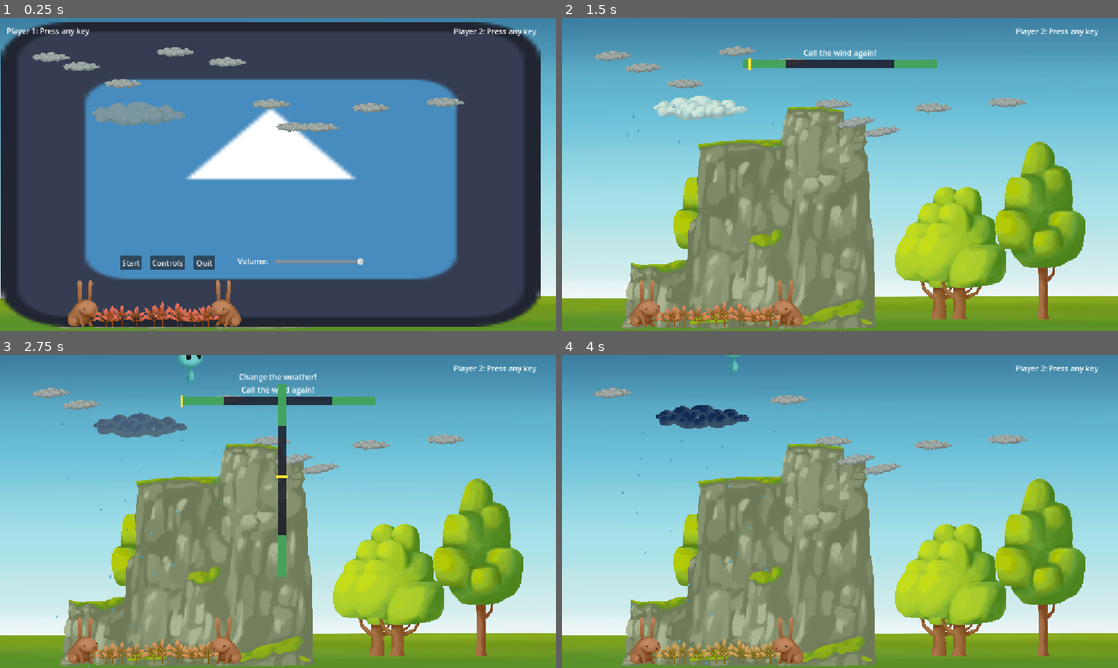
Above: before the commit, frames 1-4 (two rows, left to right).
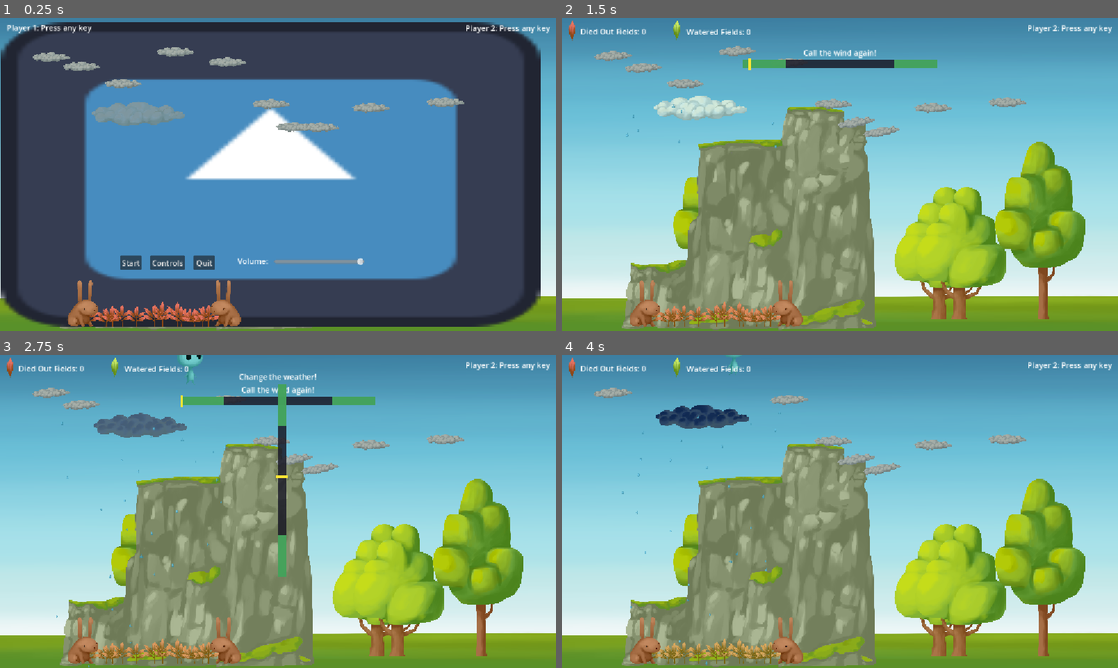
Above: after the commit, the same moments.

Repository: savenger/spirits-of-the-cloud
Game: Godot game, scene res://main.tscn
Two runs of this game, one before a commit and one after it. Both use one fixed random seed, a clock stepped at 60 frames per second and the inputs below. The engine's default icon, where the game draws it, is replaced by a stand-in: a white triangle on a blue panel in a dark square.
Inputs:
- Up to frame 1 (0.25 s): no input
- Up to frame 2 (1.5 s): click "Start" at 0.5 s; tap Enter at 1.25 s; hold D (move_right) from 1.28 s (still down); hold Q (call_wind) from 1.28 s (still down)
- Up to frame 3 (2.75 s): keep holding D (move_right); tap Space (jump) at 1.52, 2.27 s; tap Enter at 2 s; release Q (call_wind) at 2.03 s; tap E (influence_weather) at 2.1 s
- Up to frame 4 (4 s): tap Enter at 2.75, 3.5 s; release D (move_right) at 2.78 s; hold A (move_left) 2.78-3.53 s; hold Q (call_wind) 2.78-3.53 s; hold D (move_right) from 3.53 s (still down); tap E (influence_weather) at 3.6 s; tap Space (jump) at 3.77 s

The runs differ from the first frame. In frame 1, 0.5% of the frame differs, in the area x 1-99%, y 2-6%; in frame 2, 0.6%, in the area x 1-99%, y 0-8%; in frame 3, 0.6%; in frame 4, 0.6%.

Commit message:
updated HUD

Diff:
--- a/HUD/HUD.tscn
+++ b/HUD/HUD.tscn
@@ -1,15 +1,17 @@
 [gd_scene format=3 uid="uid://trdjw1yv6cwm"]
 
-[node name="Hud" type="Control" unique_id=687065915]
-layout_mode = 3
-anchors_preset = 15
-anchor_right = 1.0
-anchor_bottom = 1.0
-grow_horizontal = 2
-grow_vertical = 2
+[ext_resource type="Texture2D" uid="uid://bjcdsmcyxujb6" path="res://Assets/Leaf.png" id="1_b7ubu"]
+[ext_resource type="Script" uid="uid://bwc3vfn7meqau" path="res://HUD/hud.gd" id="1_ja1d4"]
+[ext_resource type="Shader" uid="uid://2pk7nebqsugo" path="res://Level/field.gdshader" id="2_ja1d4"]
+
+[sub_resource type="ShaderMaterial" id="ShaderMaterial_enusa"]
+shader = ExtResource("2_ja1d4")
+shader_parameter/tint_strength = 1.0
+
+[node name="Hud" type="CanvasLayer" unique_id=411314177]
+script = ExtResource("1_ja1d4")
 
 [node name="lblPlayer1" type="Label" parent="." unique_id=1463324936]
-layout_mode = 0
 offset_left = 14.0
 offset_top = 8.0
 offset_right = 189.0
@@ -17,9 +19,42 @@
 text = "Player 1: Press any key"
 
 [node name="lblPlayer2" type="Label" parent="." unique_id=148530682]
-layout_mode = 0
 offset_left = 964.0
 offset_top = 9.0
 offset_right = 1139.0
 offset_bottom = 32.0
 text = "Player 2: Press any key"
+
+[node name="Stats" type="Control" parent="." unique_id=1409381553]
+visible = false
+layout_mode = 3
+anchors_preset = 0
+offset_right = 40.0
+offset_bottom = 40.0
+
+[node name="spriteLeaf" type="Sprite2D" parent="Stats" unique_id=1998851199]
+position = Vector2(237, 26)
+scale = Vector2(0.3, 0.3)
+texture = ExtResource("1_b7ubu")
+
+[node name="spriteLeafDry" type="Sprite2D" parent="Stats" unique_id=875016297]
+material = SubResource("ShaderMaterial_enusa")
+position = Vector2(20, 27)
+scale = Vector2(0.3, 0.3)
+texture = ExtResource("1_b7ubu")
+
+[node name="lblWateredFields" type="Label" parent="Stats" unique_id=1112824693]
+layout_mode = 0
+offset_left = 258.0
+offset_top = 17.0
+offset_right = 433.0
+offset_bottom = 40.0
+text = "Watered Fields: 0"
+
+[node name="lblDriedOutFields" type="Label" parent="Stats" unique_id=864799417]
+layout_mode = 0
+offset_left = 38.0
+offset_top = 16.0
+offset_right = 213.0
+offset_bottom = 39.0
+text = "Died Out Fields: 0"
--- /dev/null
+++ b/HUD/hud.gd
@@ -0,0 +1,17 @@
+extends CanvasLayer
+
+func _ready() -> void:
+	Global.field_fully_watered.connect(on_field_fully_watered)
+	Global.field_lost.connect(on_field_lost)
+
+func on_field_fully_watered(offset):
+	Global.fields_saved += 1
+	update_stats()
+
+func on_field_lost(offset):
+	Global.fields_lost += 1
+	update_stats()
+
+func update_stats():
+	$Stats/lblWateredFields.text = "Saved Fields: " + str(Global.fields_saved)
+	$Stats/lblDriedOutFields.text = "Lost Fields: " + str(Global.fields_lost)
--- a/Level/field.gd
+++ b/Level/field.gd
@@ -16,6 +16,9 @@
 var _fully_watered := false
 
 var timer = Timer.new()
+var timer_free = Timer.new()
+
+
 
 func spawn_plant(plant_offset):
 	var plant : Node2D = plant_template.instantiate()
@@ -63,11 +66,22 @@
 	add_child(timer)
 	timer.start()
 
+	timer_free.wait_time = 4.0
+	timer_free.timeout.connect(_on_timeout_timer_free)
+	add_child(timer_free)
+
 func _on_timer_fade_timeout():
 	water_level -= 0.1
 	update_fade_status()
 	if water_level <= 0.0:
 		timer.stop()
+		for n in get_children():
+			if n.is_in_group("plant") or n.is_in_group("flower"):
+				n.dry_out()
+		Global.field_lost.emit(global_position.x)
+
+func _on_timeout_timer_free():
+	queue_free()
 
 func update_fade_status():
 	for n in get_children():
--- a/Level/flower.gd
+++ b/Level/flower.gd
@@ -3,6 +3,8 @@
 var plant_sprites = [
 	"res://Assets/Plant2.png",
 ]
+
+var timer_dry_out = Timer.new()
 
 func _ready():
 	$Sprite2D.texture = load(plant_sprites.pick_random())
@@ -13,3 +15,15 @@
 	scale.y = randf_range(1.2, 2.2)
 	add_to_group("flower")
 	$Sprite2D.position.y -= $Sprite2D.get_rect().size.y
+
+	timer_dry_out.timeout.connect(_on_timer_dry_out_timeout)
+	timer_dry_out.wait_time = 4
+	add_child(timer_dry_out)
+
+func dry_out():
+	$Sprite2D.visible = false
+	$DryEffect.restart()
+	timer_dry_out.start()
+
+func _on_timer_dry_out_timeout():
+	queue_free()
--- a/Level/flower.tscn
+++ b/Level/flower.tscn
@@ -1,9 +1,32 @@
 [gd_scene format=3 uid="uid://bxxuixgm4ir37"]
 
 [ext_resource type="Script" uid="uid://dre4mehffyf1w" path="res://Level/flower.gd" id="1_ba03q"]
+[ext_resource type="Shader" uid="uid://2pk7nebqsugo" path="res://Level/field.gdshader" id="2_yktro"]
+[ext_resource type="Texture2D" uid="uid://bjcdsmcyxujb6" path="res://Assets/Leaf.png" id="3_0utwi"]
+
+[sub_resource type="ShaderMaterial" id="ShaderMaterial_qc2ih"]
+shader = ExtResource("2_yktro")
+shader_parameter/tint_strength = 1.0
+
+[sub_resource type="ParticleProcessMaterial" id="ParticleProcessMaterial_dvjh1"]
+particle_flag_disable_z = true
+angle_min = -363.9
+angle_max = 232.30002
+spread = 138.176
+initial_velocity_min = 91.4
+initial_velocity_max = 91.4
+gravity = Vector3(0, 98, 0)
 
 [node name="Flower" type="Node2D" unique_id=266979705]
 script = ExtResource("1_ba03q")
 
 [node name="Sprite2D" type="Sprite2D" parent="." unique_id=1570372464]
 centered = false
+
+[node name="DryEffect" type="GPUParticles2D" parent="." unique_id=1359050625]
+material = SubResource("ShaderMaterial_qc2ih")
+position = Vector2(0, -99)
+emitting = false
+texture = ExtResource("3_0utwi")
+one_shot = true
+process_material = SubResource("ParticleProcessMaterial_dvjh1")
--- a/Level/level.gd
+++ b/Level/level.gd
@@ -69,6 +69,7 @@
 	spawn_hill(0)
 
 	Global.field_fully_watered.connect(generate_new_field)
+	Global.field_lost.connect(generate_new_field)
 
 func generate_new_field(offset: int):
 	spawn_trees(offset + Global.VIEW_WIDTH)
--- a/Level/plant.gd
+++ b/Level/plant.gd
@@ -16,6 +16,8 @@
 
 var _material: ShaderMaterial
 
+var timer_dry_out = Timer.new()
+
 func _ready():
 	$Sprite2D.texture = load(plant_sprites.pick_random())
 
@@ -28,6 +30,18 @@
 	add_to_group("plant")
 	$Sprite2D.position.y -= $Sprite2D.get_rect().size.y
 
+	timer_dry_out.timeout.connect(_on_timer_dry_out_timeout)
+	timer_dry_out.wait_time = 4
+	add_child(timer_dry_out)
+
+func dry_out():
+	$Sprite2D.visible = false
+	$DryEffect.restart()
+	timer_dry_out.start()
+
+func _on_timer_dry_out_timeout():
+	queue_free()
+
 func fully_watered():
 	_watering_effect.restart()
 	_watering_effect.emitting = true
--- a/Level/plant.tscn
+++ b/Level/plant.tscn
@@ -4,9 +4,24 @@
 [ext_resource type="Texture2D" uid="uid://r7ed7372ifs6" path="res://Assets/Plant1.png" id="2_rtnak"]
 [ext_resource type="Texture2D" uid="uid://cefjhwynw1n74" path="res://Assets/Drop.png" id="2_s4lkk"]
 [ext_resource type="Material" uid="uid://b2vjtuow5u4t2" path="res://Level/watering_effect.tres" id="3_qlfdg"]
+[ext_resource type="Shader" uid="uid://2pk7nebqsugo" path="res://Level/field.gdshader" id="5_i8jve"]
+[ext_resource type="Texture2D" uid="uid://bjcdsmcyxujb6" path="res://Assets/Leaf.png" id="6_sptli"]
 
 [sub_resource type="CanvasItemMaterial" id="CanvasItemMaterial_qlfdg"]
 blend_mode = 1
+
+[sub_resource type="ShaderMaterial" id="ShaderMaterial_uwgo4"]
+shader = ExtResource("5_i8jve")
+shader_parameter/tint_strength = 1.0
+
+[sub_resource type="ParticleProcessMaterial" id="ParticleProcessMaterial_qk0vb"]
+particle_flag_disable_z = true
+angle_min = -363.9
+angle_max = 232.30002
+spread = 138.176
+initial_velocity_min = 91.4
+initial_velocity_max = 91.4
+gravity = Vector3(0, 98, 0)
 
 [node name="Plant" type="Node2D" unique_id=1157056259]
 script = ExtResource("1_bh80j")
@@ -24,3 +39,11 @@
 one_shot = true
 explosiveness = 0.85
 process_material = ExtResource("3_qlfdg")
+
+[node name="DryEffect" type="GPUParticles2D" parent="." unique_id=145421324]
+material = SubResource("ShaderMaterial_uwgo4")
+position = Vector2(3, -100)
+emitting = false
+texture = ExtResource("6_sptli")
+one_shot = true
+process_material = SubResource("ParticleProcessMaterial_qk0vb")
--- a/global.gd
+++ b/global.gd
@@ -1,6 +1,7 @@
 extends Node
 
 signal field_fully_watered(offset: int)
+signal field_lost(offset: int)
 
 signal weather_influenced(duration: float)
 
--- a/main.gd
+++ b/main.gd
@@ -38,6 +38,7 @@
 		player_1.show()
 		player_1.set_physics_process(true)
 		$Hud/lblPlayer1.visible = false
+		$Hud/Stats.visible = true
 
 	elif player_id == 2:
 		player_2.spirit_type = 1
@@ -46,4 +47,4 @@
 		player_2.can_influence_weather = false
 		player_2.show()
 		player_2.set_physics_process(true)
-		$Hud/lblPlayer1.visible = false
+		$Hud/lblPlayer2.visible = false
--- a/main.tscn
+++ b/main.tscn
@@ -18,7 +18,6 @@
 scale = Vector2(5, 5)
 
 [node name="Hud" parent="." unique_id=687065915 instance=ExtResource("3_4c57u")]
-scale = Vector2(5, 5)
 
 [node name="InputManager" type="Node" parent="." unique_id=1403941348]
 script = ExtResource("1_h2yge")
Not shown, added: HUD/hud.gd.uid
